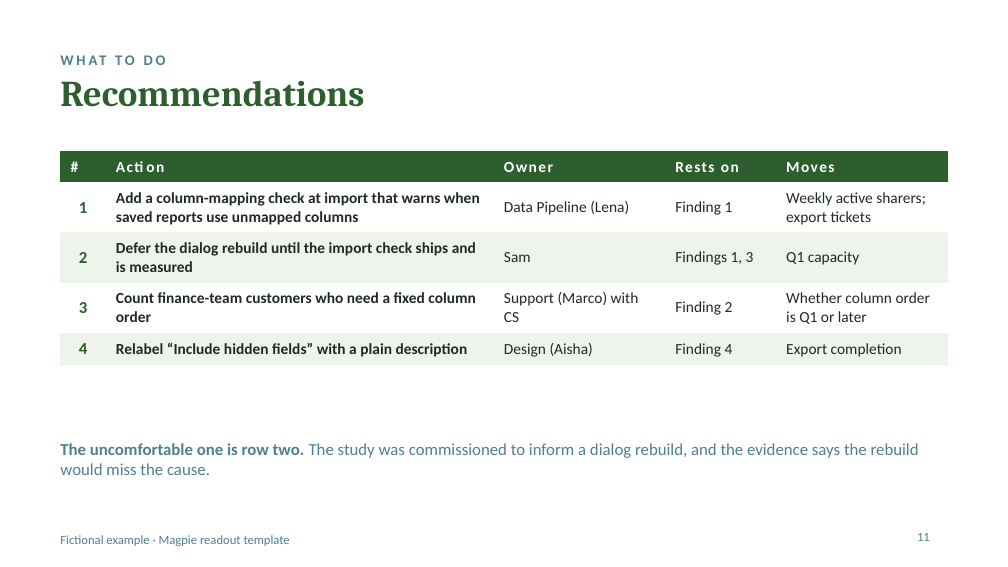
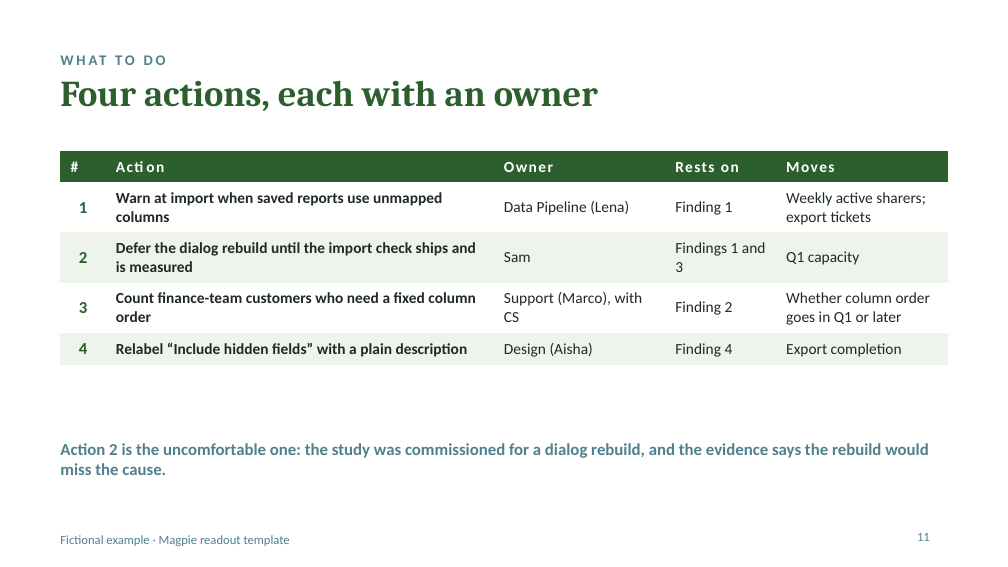
Before and after one commit to kirstenhosic/user-research-assistant, a slide deck: slide 11 of docs/examples/example-readout.pptx. Drawn at 1008x567 pixels with LibreOffice and Linux fonts; fonts in the diff are those of the drawing. Boxes give left, top, right and bottom in pixels: in the first picture for what was removed or moved away, otherwise in the second. Text is boxed around its words. In the diff, an @@ line names an element or a change of style, - is before the commit and + after.

```diff
--- a/docs/examples/example-readout.pptx
+++ b/docs/examples/example-readout.pptx
@@ title at bbox=[60, 80, 598, 111]: text changed @@
-Recommendations
+Four actions, each with an owner
@@ table at bbox=[60, 151, 948, 361] @@
-row 2, column 2: Add a column-mapping check at import that warns when saved reports use unmapped columns
+row 2, column 2: Warn at import when saved reports use unmapped columns
-row 3, column 4: Findings 1, 3
+row 3, column 4: Findings 1 and 3
-row 4, column 3: Support (Marco) with CS
+row 4, column 3: Support (Marco), with CS
-row 4, column 5: Whether column order is Q1 or later
+row 4, column 5: Whether column order goes in Q1 or later
@@ text at bbox=[60, 443, 929, 475]: text changed; bold on @@
-The uncomfortable one is row two. The study was commissioned to inform a dialog rebuild, and the evidence says the rebuild would miss the cause.
+Action 2 is the uncomfortable one: the study was commissioned for a dialog rebuild, and the evidence says the rebuild would miss the cause.
```
Also in this commit, not shown: 13 other slides changed, 1 slide added, 7 other files.
